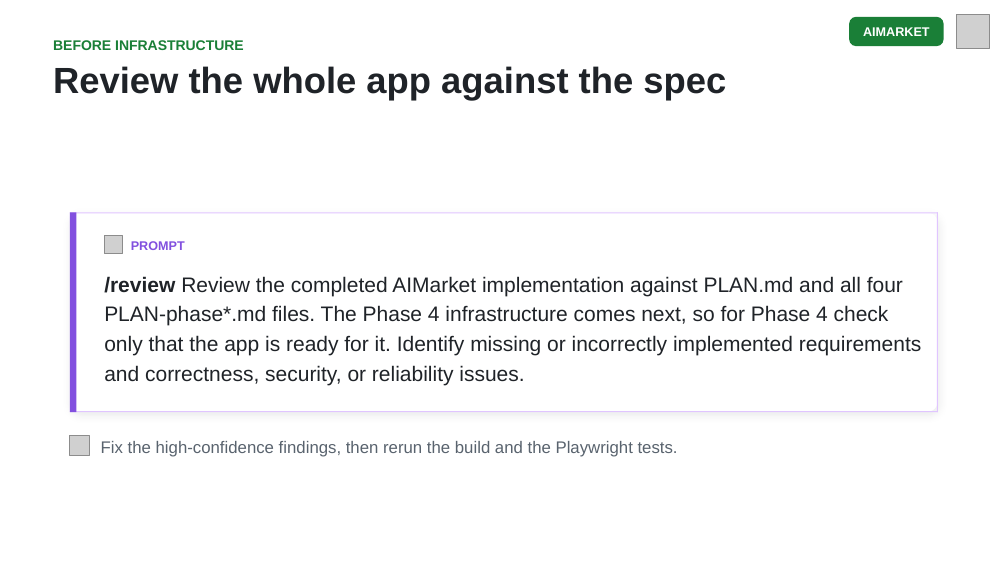
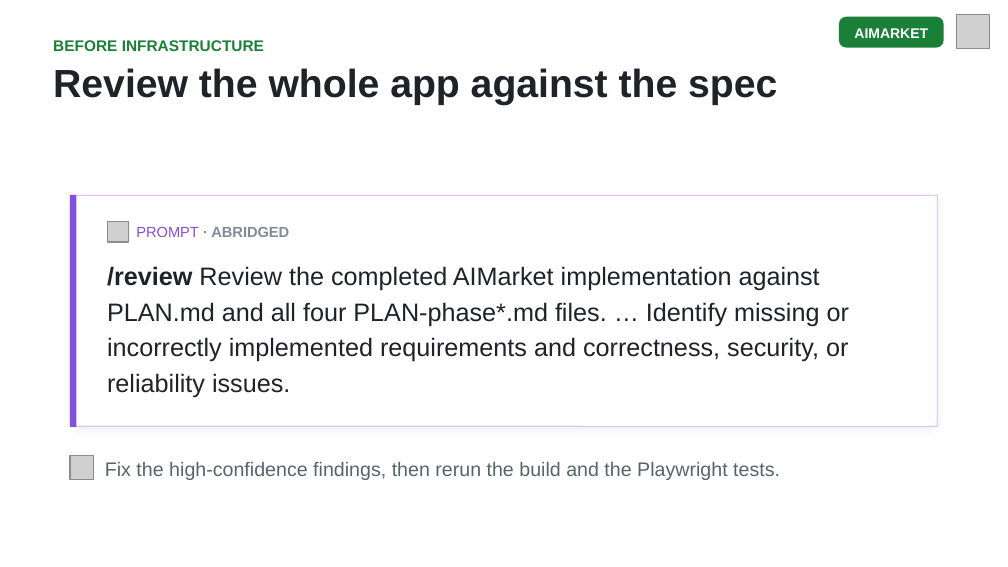
Before and after one commit to DanWahlin/agentic-journeys, a slide deck: slide 18 of slides/02-aimarket.pptx. Drawn at 1008x567 pixels with LibreOffice and Linux fonts; fonts in the diff are those of the drawing; grey boxes stand for pictures. Boxes give left, top, right and bottom in pixels: in the first picture for what was removed or moved away, otherwise in the second. Text is boxed around its words. In the diff, an @@ line names an element or a change of style, - is before the commit and + after.

```diff
--- a/slides/02-aimarket.pptx
+++ b/slides/02-aimarket.pptx
@@ rounded rectangle at (839,17,943,48): proportions changed @@
@@ rounded rectangle: place and size @@
-rounded rectangle at (849,17,943,46)
+rounded rectangle at (839,17,943,48)
@@ text "AIMARKET": place and size @@
-text "AIMARKET" at (863,27,930,36)
+text "AIMARKET" at (854,28,928,38)
@@ text "AIMARKET" at (854,28,928,38): size 9 to 10 pt @@
@@ text "BEFORE INFRASTRUCTURE" at (53,40,264,51): size 10 to 11 pt @@
@@ text "Review the whole app against ..." at (53,68,777,105): size 26 to 28 pt; line spacing 31pt to 33pt @@
@@ rounded rectangle: place and size @@
-rounded rectangle at (70,213,937,412)
+rounded rectangle at (70,195,937,426)
@@ rounded rectangle at (70,195,937,426): proportions changed @@
@@ line moved from (70, 213) - (938, 213) to (70, 196) - (938, 196) @@
@@ line moved from (74, 213) - (74, 412) to (74, 195) - (74, 426) @@
@@ line moved from (937, 213) - (937, 412) to (937, 195) - (937, 426) @@
@@ picture: place and size @@
-picture at (104,236,122,254)
+picture at (107,221,128,242)
@@ text at (136,227,289,237): text changed; size 9 to 10.5 pt; text colour #8250DF to #818B98 @@
-PROMPT
+PROMPT · ABRIDGED
@@ text at (107,266,849,398): text changed; size 15 to 18 pt @@
-/review Review the completed AIMarket implementation against PLAN.md and all four PLAN-phase*.md files. The Phase 4 infrastructure comes next, so for Phase 4 check only that the app is ready for it. Identify missing or incorrectly implemented requirements and correctness, security, or reliability issues.
+/review Review the completed AIMarket implementation against PLAN.md and all four PLAN-phase*.md files. … Identify missing or incorrectly implemented requirements and correctness, security, or reliability issues.
@@ line moved from (70, 411) - (938, 411) to (70, 426) - (938, 426) @@
@@ picture: place and size @@
-picture at (70,435,89,455)
+picture at (70,456,94,480)
@@ text "Fix the high-confidence findings, then ...": place and size @@
-text "Fix the high-confidence findings, then ..." at (101,441,678,457)
+text "Fix the high-confidence findings, then ..." at (105,462,780,480)
@@ text "Fix the high-confidence findings, then ..." at (105,462,780,480): size 12 to 14 pt; line spacing 16pt to 18pt @@
```
Also in this commit, not shown: 24 other slides changed, 7 other files.
